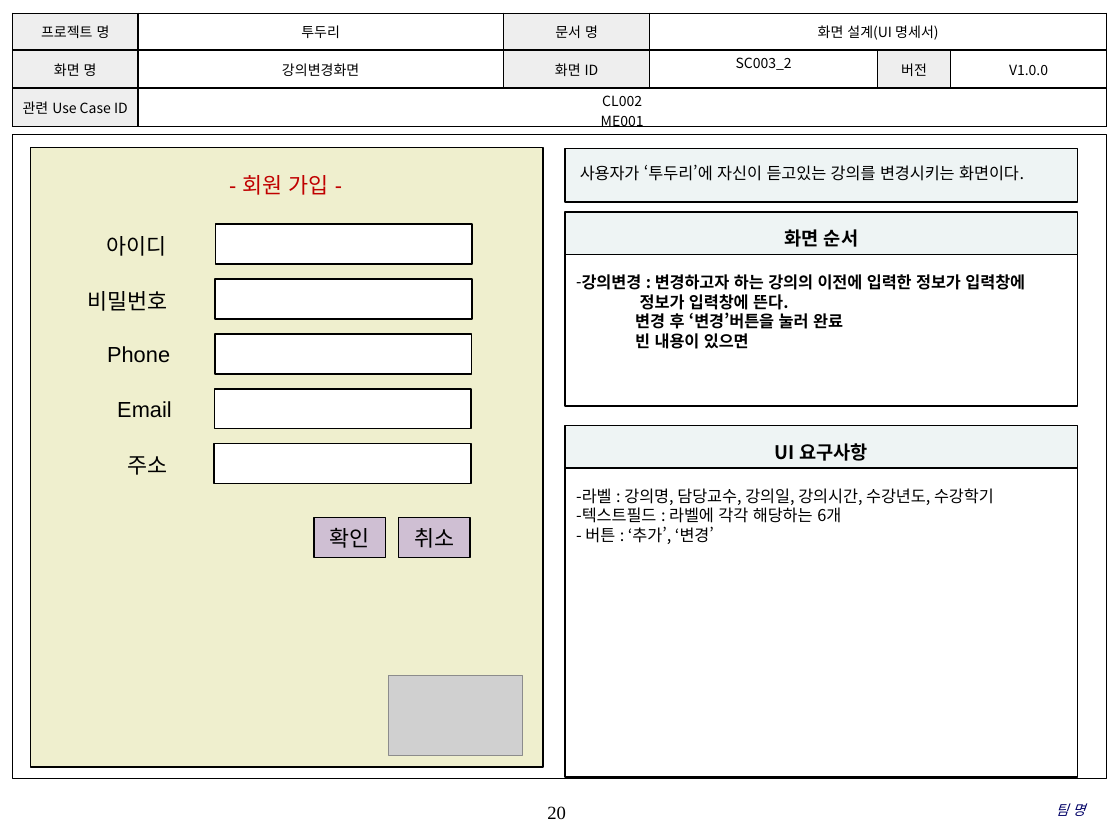
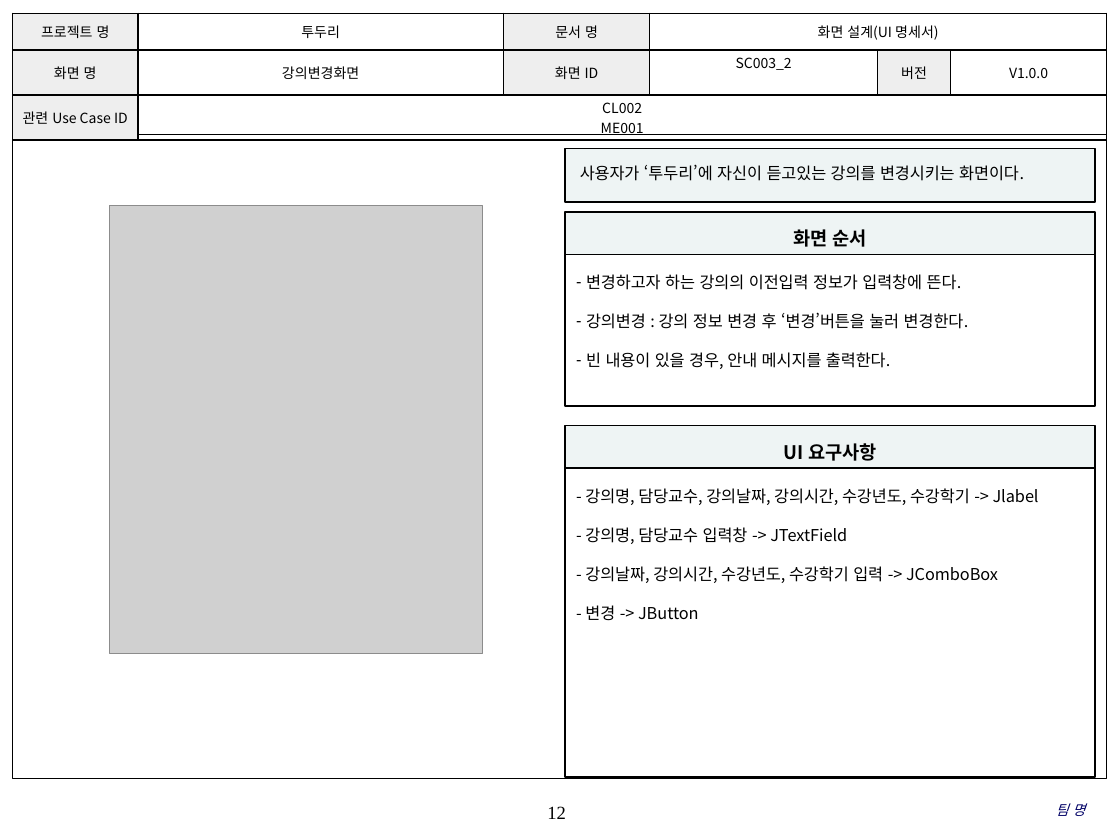
Before and after one commit to coskdms/SE2017_10_TenoutofTen, a slide deck: slide 12 of doc/3_ 설계서/UI Design Template.pptx (slide 20 before the commit). Drawn at 1120x840 pixels with LibreOffice and Linux fonts; fonts in the diff are those of the drawing; grey boxes stand for pictures; background and template pictures are left out. Boxes give left, top, right and bottom in pixels: in the first picture for what was removed or moved away, otherwise in the second. Text is boxed around its words. In the diff, an @@ line names an element or a change of style, - is before the commit and + after.

Commit message:
#855 신규 완료 보통 2017.05.26 UI설계서 최종 작성하였습니다.

```diff
--- a/doc/3_ 설계서/UI Design Template.pptx
+++ b/doc/3_ 설계서/UI Design Template.pptx
@@ rectangle "사용자가 ‘투두리’에 자신이 듣고있는 강의를 ..." resized from (x1=566, y1=148, x2=1079, y2=202) to (x1=566, y1=148, x2=1095, y2=202) @@
@@ picture added at (x1=109, y1=206, x2=482, y2=654) @@
@@ rectangle "화면 순서" resized from (x1=566, y1=212, x2=1079, y2=254) to (x1=566, y1=212, x2=1095, y2=254) @@
@@ rectangle "변경하고자 하는 강의의 이전입력 정보가 ..." resized from (x1=566, y1=254, x2=1079, y2=405) to (x1=566, y1=254, x2=1095, y2=405) @@
@@ text in rectangle at (x1=586, y1=274, x2=969, y2=369): text changed; bold off @@
-– 강의변경 : 변경하고자 하는 강의의 이전에 입력한 정보가 입력창에
-정보가 입력창에 뜬다.
-변경 후 ‘변경’버튼을 눌러 완료
-빈 내용이 있으면
+– 변경하고자 하는 강의의 이전입력 정보가 입력창에 뜬다.
+– 강의변경 : 강의 정보 변경 후 ‘변경’버튼을 눌러 변경한다.
+– 빈 내용이 있을 경우, 안내 메시지를 출력한다.
@@ rectangle "UI 요구사항" resized from (x1=566, y1=426, x2=1079, y2=468) to (x1=566, y1=426, x2=1095, y2=468) @@
@@ rectangle "- 강의명, 담당교수, 강의날짜, 강의시간, ..." resized from (x1=566, y1=468, x2=1079, y2=777) to (x1=566, y1=468, x2=1095, y2=777) @@
@@ text in rectangle at (x1=585, y1=488, x2=1039, y2=621): text changed @@
--라벨 : 강의명, 담당교수, 강의일, 강의시간, 수강년도, 수강학기
--텍스트필드 : 라벨에 각각 해당하는 6개
-- 버튼 : ‘추가’, ‘변경’
+- 강의명, 담당교수, 강의날짜, 강의시간, 수강년도, 수강학기 -> Jlabel
+- 강의명, 담당교수 입력창 -> JTextField
+- 강의날짜, 강의시간, 수강년도, 수강학기 입력 -> JComboBox
+- 변경 -> JButton
@@ group removed at (x1=30, y1=148, x2=543, y2=767): 8 rectangles, 6 texts, 1 picture @@
-확인
-- 회원 가입 -
-아이디
-비밀번호
-Phone
-Email
-주소
-취소
@@ page number at (x1=547, y1=806, x2=566, y2=819): text changed @@
-20
+12
```
Also in this commit, not shown: 15 other slides changed, 5 slides added, 9 slides removed.
